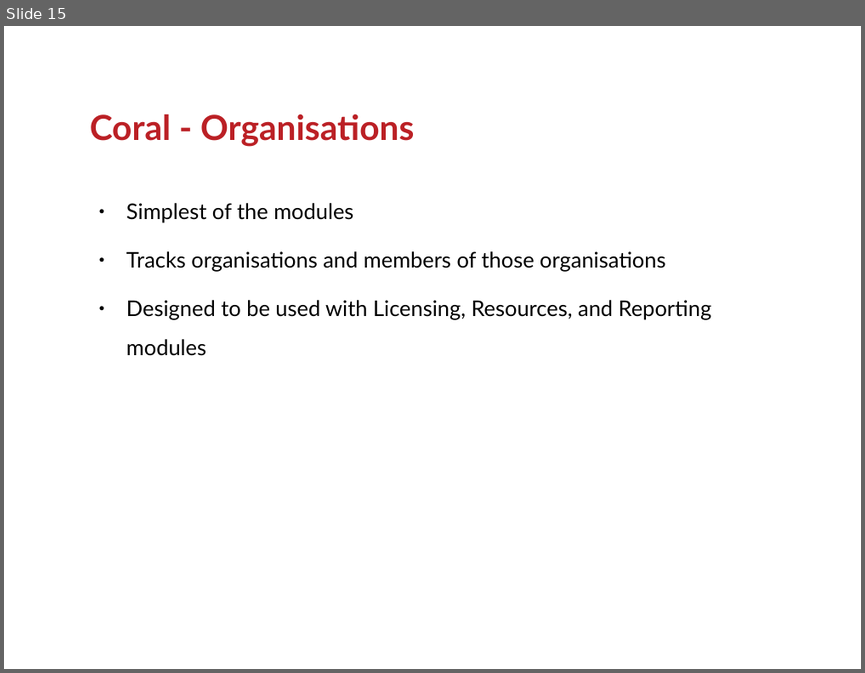
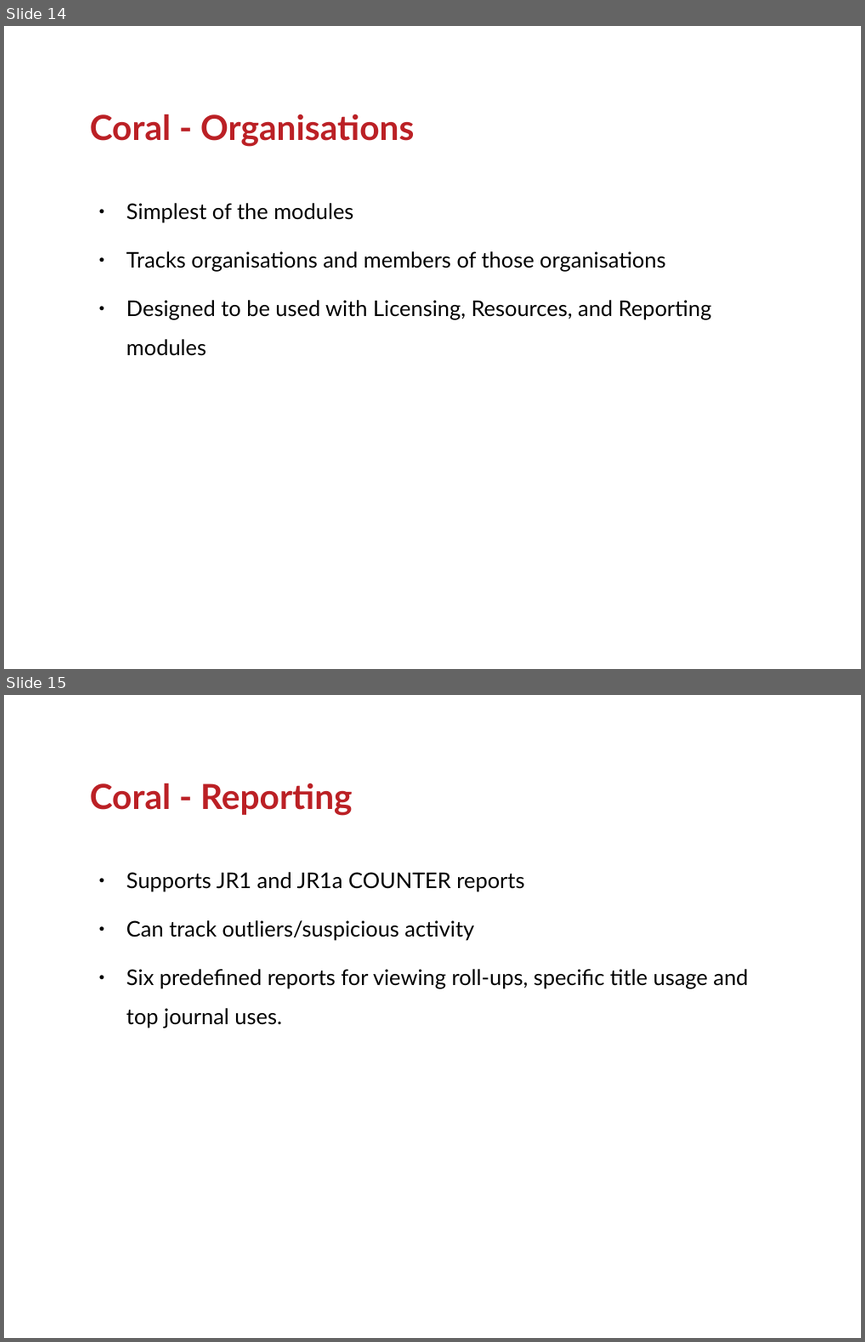
Before and after one commit to ranginui/presentation, a slide deck: kohaconclave/opensource_erm/erm.odp. Shown one above the other, each under a label of ours: slide 15 before the commit, slides 14 and 15 after it. The pictures are 865x673 and 865x1342 pixels, drawn with LibreOffice and Linux fonts; fonts in the diff are those of the drawing; background and template pictures are left out. Boxes give left, top, right and bottom in pixels: in the first picture for what was removed or moved away, otherwise in the second. Text is boxed around its words. In the diff, an @@ line names an element or a change of style, - is before the commit and + after.

```diff
--- a/kohaconclave/opensource_erm/erm.odp
+++ b/kohaconclave/opensource_erm/erm.odp
@@ slide 15 added at box(4, 695, 861, 1338), background #FFFFFF @@
@@ title added at box(90, 783, 352, 816), 32 pt, text #BB2025, bold @@
+Coral - Reporting
@@ text added at box(126, 872, 748, 1028), 20 pt, text #000000 @@
+● Supports JR1 and JR1a COUNTER reports
+● Can track outliers/suspicious activity
+● Six predefined reports for viewing roll-ups, specific title usage and top journal uses.
@@ what was slide 15 is now slide 14 @@
```
Also in this commit, not shown: 1 slide changed, 2 other slides added, 3 slides removed.
